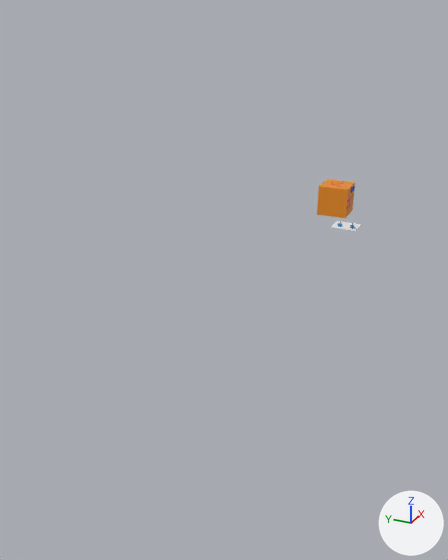
The Blender file mobilemedibox.blend: old version first, new version second.
The view is the same before and after, from a camera (50 mm lens) standing at (-40.9, -8.9, 13.7) and looking at (-12.7, 3.8, -0.4). Arrows for +X, +Y and +Z are at lower right; the lights stay in place.
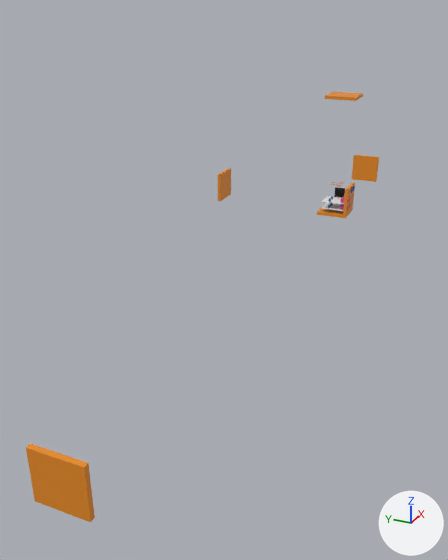
What differs and where, as boxes [x1, y1, x2, y2] in the pictures (448 x 560 px):
'Cube.002', moved
    before: [317, 186, 348, 218]
    after: [26, 443, 95, 522]
'Cube.003', moved (not visible before)
    after: [352, 155, 379, 182]
'Cube.005', moved
    before: [320, 179, 355, 190]
    after: [324, 92, 363, 101]
'Cube.001', moved (not visible before)
    after: [218, 168, 231, 201]
'Cube.012', moved, rescaled
    before: [331, 221, 361, 232]
    after: [322, 196, 344, 204]
'Cylinder.011', added
    after: [333, 205, 348, 210]
'Cylinder.006', moved, turned, rescaled (not visible before)
    after: [341, 198, 349, 202]

Edits to the bpy script that builds the scene:
```text
Change ob_cube_001:
    ob_cube_001.location: (0.0, 0.0, 0.0) -> (0.0, 7.52, 0.0)
Change ob_cube_005:
    ob_cube_005.location: (0.0, 0.0, 0.0) -> (0.0, 0.0, 5.92)
Change ob_cube_002:
    ob_cube_002.location: (0.0, 0.0, 0.0) -> (-29.3, 0.0, 0.0)
Change ob_cube_003:
    ob_cube_003.location: (0.0, 0.0, 0.0) -> (8.16, 0.0, 0.0)
Change ob_cube_012:
    ob_cube_012.location: (-4.07, -0.76, 0.56) -> (-0.22, 0.97, 0.94)
    ob_cube_012.scale: (0.676, 0.783, -0.0263) -> (0.676, 0.783, -0.00979)
Change ob_cylinder_005:
    ob_cylinder_005.location: (-4.33, -0.44, 0.81) -> (-0.16, 1.26, 1.02)
    ob_cylinder_005.rotation_euler: (0.0, 0.0, 0.0) -> (0.0, 0.0, 1.378)  # degrees (0, 0, 0) -> degrees (0, 0, 79)
    ob_cylinder_005.scale: (0.0211, 0.0211, 0.0748) -> (0.0873, 0.0873, 0.0708)
Change ob_cylinder_006:
    ob_cylinder_006.location: (-4.33, -1.22, 0.81) -> (-0.67, 0.49, 1.16)
    ob_cylinder_006.rotation_euler: (0.0, 0.0, 0.0) -> (0.0, 1.571, 0.0)  # degrees (0, 0, 0) -> degrees (0, 90, 0)
    ob_cylinder_006.scale: (0.0211, 0.0211, 0.0748) -> (0.00317, 0.00296, -0.0184)
Add ob_cylinder_014:
    ob_cylinder_014 = bpy.data.objects.new('Cylinder.014', me_cylinder_022)  # 136 vertices, 74 faces; spans x -30.0..40.0, y -174.0..247.0, z -6.0..6.0; in mat_material_010 (white #d1cde7), mat_material_006 (pink #e73da1)
    ob_cylinder_014.location = (-0.16, 0.49, 0.68)
    ob_cylinder_014.rotation_euler = (0.0, 1.571, 0.0)  # degrees (0, 90, 0)
    ob_cylinder_014.scale = (0.00317, 0.00296, -0.0184)
Add ob_cylinder_013:
    ob_cylinder_013 = bpy.data.objects.new('Cylinder.013', me_cylinder_021)  # 192 vertices, 102 faces; spans x -6.39..5.92, y -6.78..6.68, z -1.76..8.3; in mat_material_010 (white #d1cde7), mat_material_008 (black #000000), mat_material_002 (black #000000)
    ob_cylinder_013.location = (-0.16, 1.26, 0.67)
    ob_cylinder_013.rotation_euler = (0.0, 0.0, -1.571)  # degrees (0, 0, -90)
    ob_cylinder_013.scale = (-0.0096, -0.0096, -0.00767)
Add ob_cylinder_012:
    ob_cylinder_012 = bpy.data.objects.new('Cylinder.012', me_cylinder_020)  # a 32-sided cylinder along z spanning x -1.0..1.0, y -1.0..1.0, z -1.0..1.0; in mat_material_009 (blue #397ebc)
    ob_cylinder_012.location = (-0.16, 1.26, 0.54)
    ob_cylinder_012.rotation_euler = (0.0, 0.0, 1.378)  # degrees (0, 0, 79)
    ob_cylinder_012.scale = (0.0873, 0.0873, 0.0708)
Add ob_cylinder_011:
    ob_cylinder_011 = bpy.data.objects.new('Cylinder.011', me_cylinder_022.copy())
    ob_cylinder_011.location = (-0.67, 0.49, 0.68)
    ob_cylinder_011.rotation_euler = (0.0, 1.571, 0.0)  # degrees (0, 90, 0)
    ob_cylinder_011.scale = (0.00317, 0.00296, -0.0184)
Add ob_cylinder_010:
    ob_cylinder_010 = bpy.data.objects.new('Cylinder.010', me_cylinder_021.copy())
    ob_cylinder_010.location = (-0.67, 1.26, 0.67)
    ob_cylinder_010.rotation_euler = (0.0, 0.0, -1.571)  # degrees (0, 0, -90)
    ob_cylinder_010.scale = (-0.0096, -0.0096, -0.00767)
Add ob_cylinder_009:
    ob_cylinder_009 = bpy.data.objects.new('Cylinder.009', me_cylinder_017)  # a 32-sided cylinder along z spanning x -1.0..1.0, y -1.0..1.0, z -1.0..1.0; in mat_material_009 (blue #397ebc)
    ob_cylinder_009.location = (-0.67, 1.26, 0.54)
    ob_cylinder_009.rotation_euler = (0.0, 0.0, 1.378)  # degrees (0, 0, 79)
    ob_cylinder_009.scale = (0.0873, 0.0873, 0.0708)
Add ob_cylinder_008:
    ob_cylinder_008 = bpy.data.objects.new('Cylinder.008', me_cylinder_022.copy())
    ob_cylinder_008.location = (-0.16, 0.49, 1.16)
    ob_cylinder_008.rotation_euler = (0.0, 1.571, 0.0)  # degrees (0, 90, 0)
    ob_cylinder_008.scale = (0.00317, 0.00296, -0.0184)
Add ob_cylinder_007:
    ob_cylinder_007 = bpy.data.objects.new('Cylinder.007', me_cylinder_021.copy())
    ob_cylinder_007.location = (-0.16, 1.26, 1.15)
    ob_cylinder_007.rotation_euler = (0.0, 0.0, -1.571)  # degrees (0, 0, -90)
    ob_cylinder_007.scale = (-0.0096, -0.0096, -0.00767)
```
